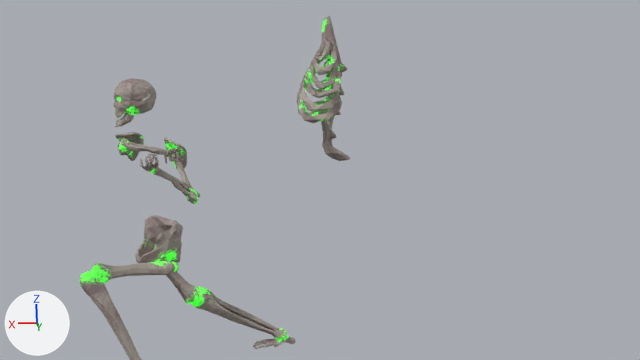
The Blender file models/actors/skeleton/skeleton_claymore.blend: old version first, new version second.
Rendered twice from the file's camera 'Camera'. Lighting does not change. The marker at lower left points along +X, +Y and +Z.

The first picture shows 'LowerLeg.L', 'LowerLeg.R', 'Pelvis', 'Skull', 'Spine', 'UpperLeg.L'.
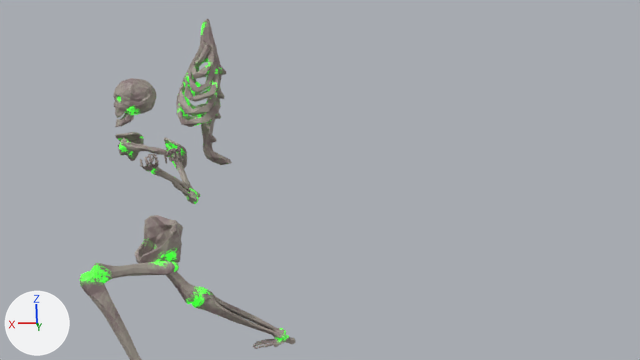
The newer file is also turned or shifted as a whole; pictures and numbers use the older file's frame.

Pixel boxes [x1, y1, x2, y2] of what changed, in the pictures (640 x 360 px):
'Spine', moved: before [297, 16, 350, 161]; after [176, 19, 232, 165]

The change in detail:
Object 'Spine' (ob_spine) moves from (0.001, 0.0, 0.0) to (0.573, 0.0, 0.0).
